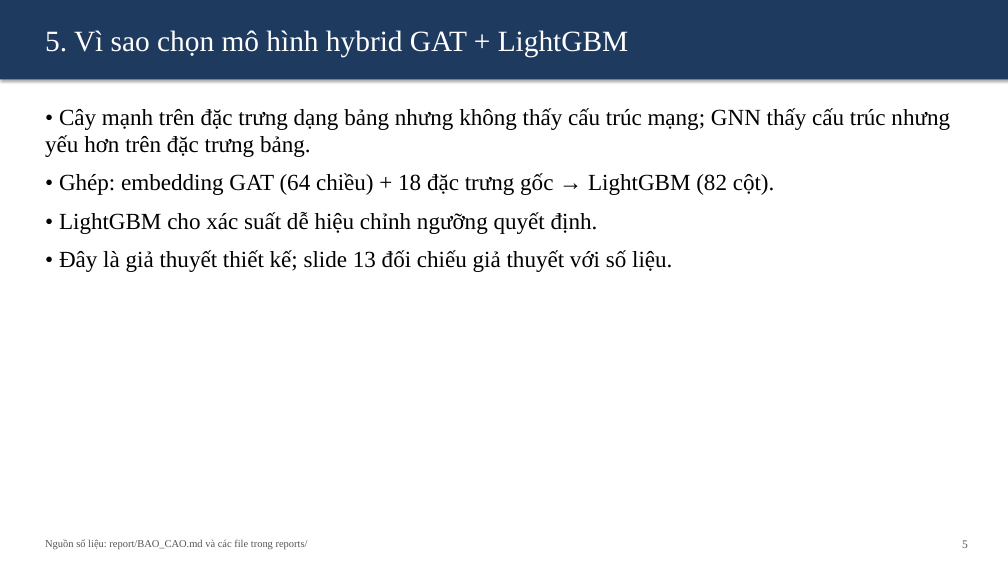
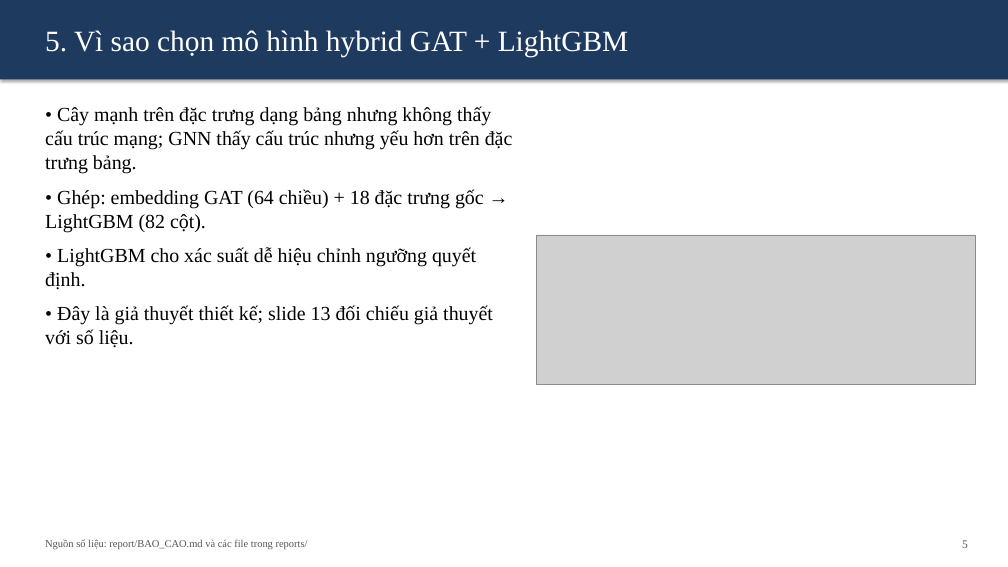
Before and after one commit to minucedev/gnn-iot-ids, a slide deck: slide 5 of report/SLIDE.pptx. Drawn at 1008x567 pixels with LibreOffice and Linux fonts; fonts in the diff are those of the drawing; grey boxes stand for pictures. Boxes give left, top, right and bottom in pixels: in the first picture for what was removed or moved away, otherwise in the second. Text is boxed around its words. In the diff, an @@ line names an element or a change of style, - is before the commit and + after.

```diff
--- a/report/SLIDE.pptx
+++ b/report/SLIDE.pptx
@@ text "• Cây mạnh trên đặc ..." at (45,106,513,348): size 22 to 19 pt @@
@@ picture added at (537,235,975,385) @@
```
Also in this commit, not shown: 1 other slide changed, 2 slides added, 1 slide removed, 10 other files.
